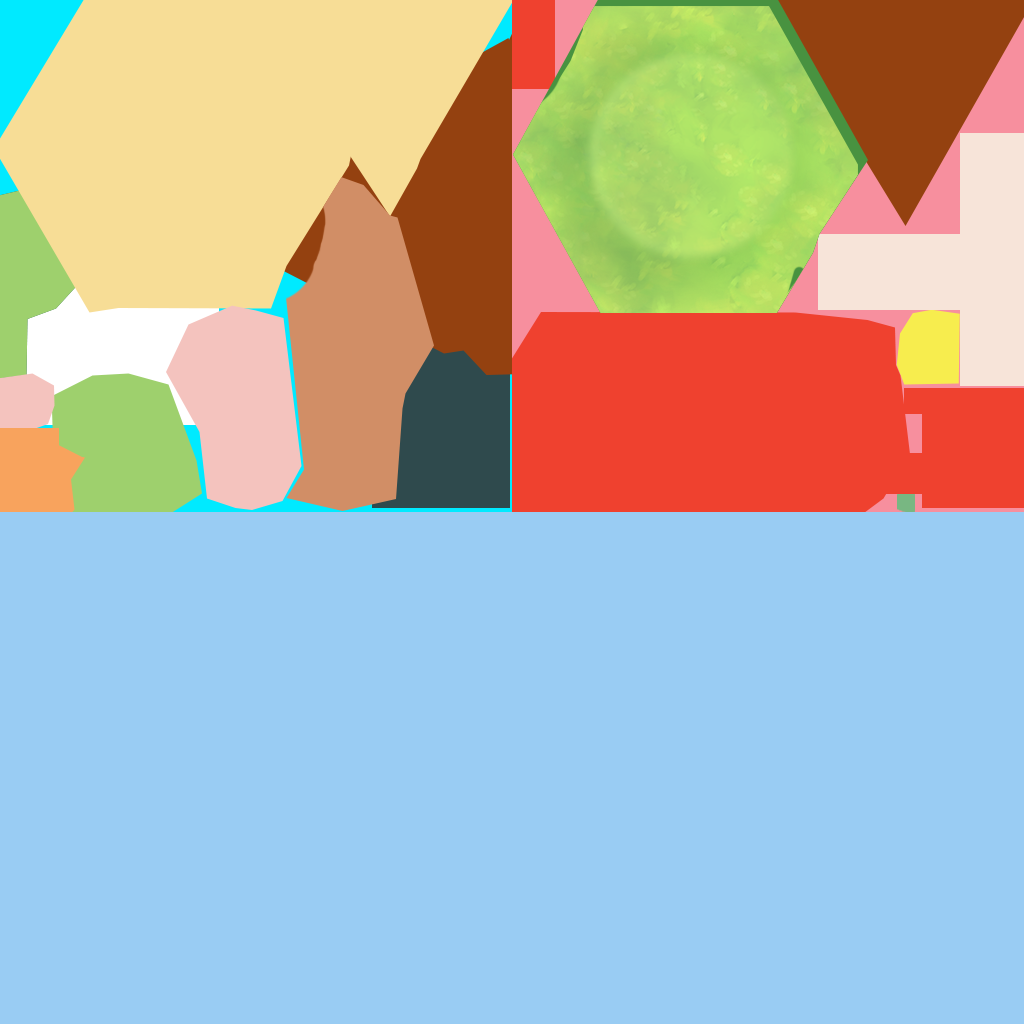
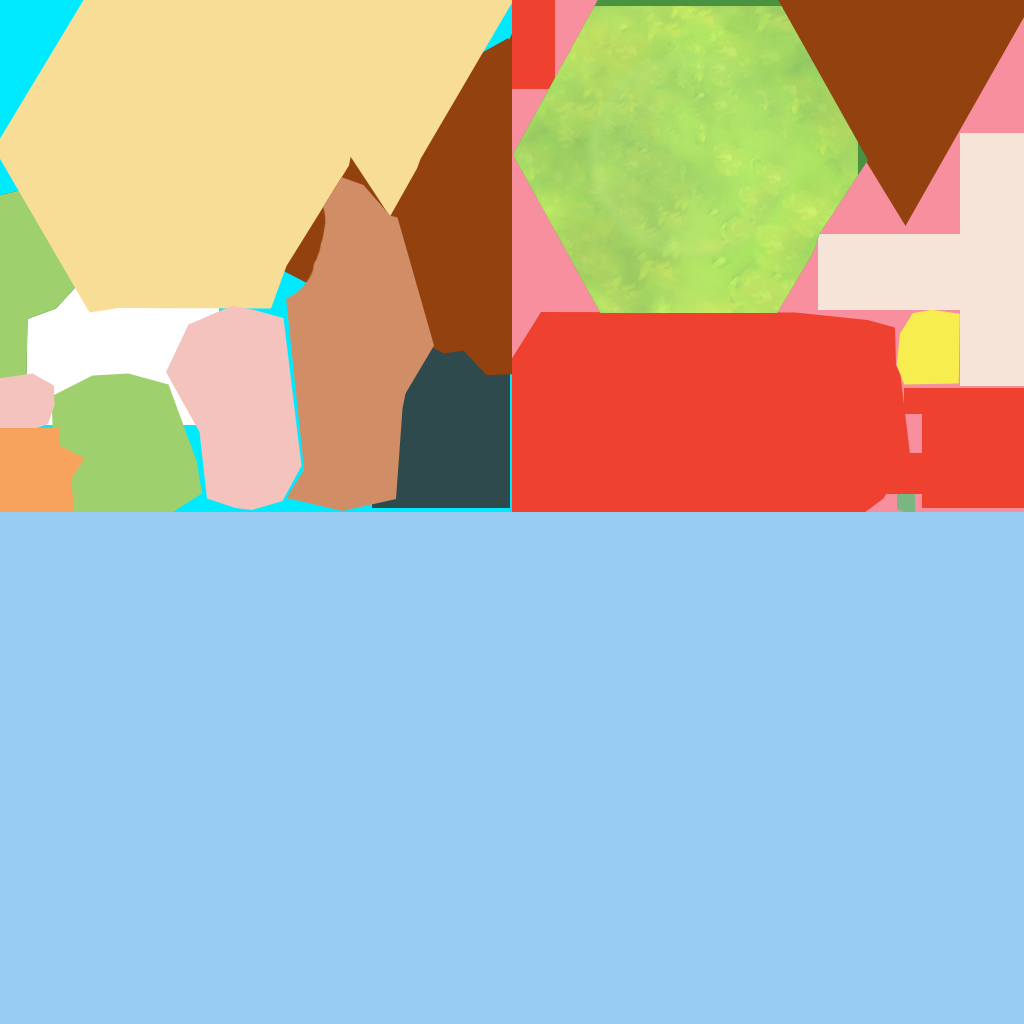
Comparing the layer stacks of the two 1024x1024 images. Changes:
painted on "Tex_Grass01 copie" over [513, 6, 858, 313]
